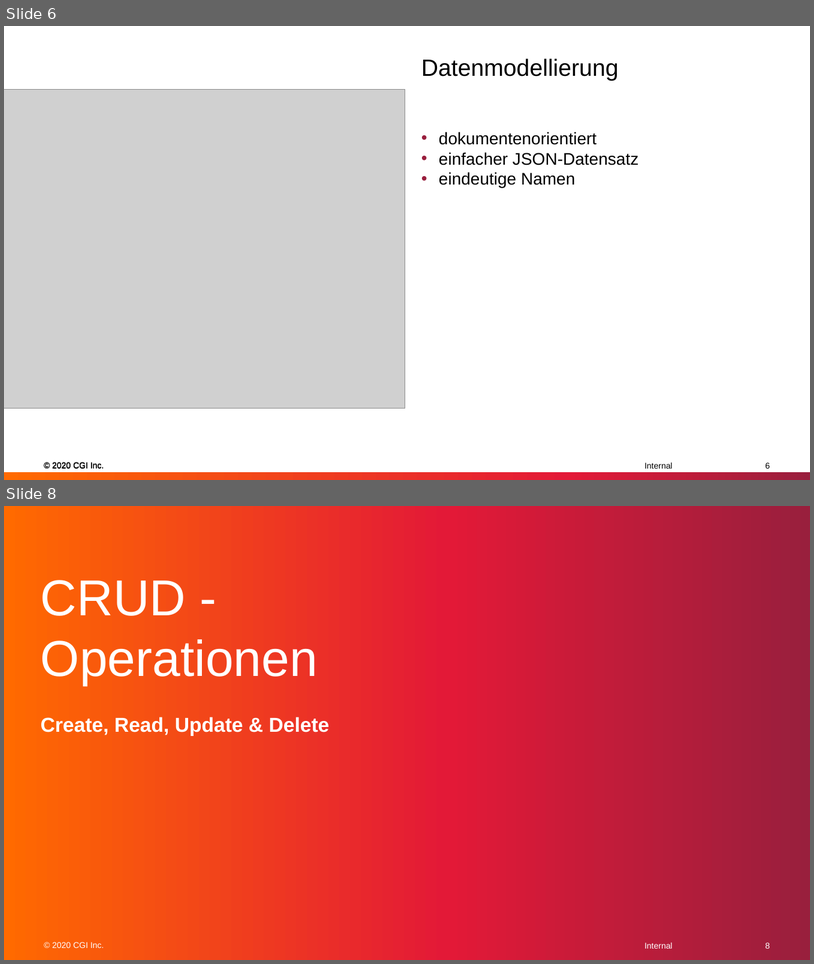
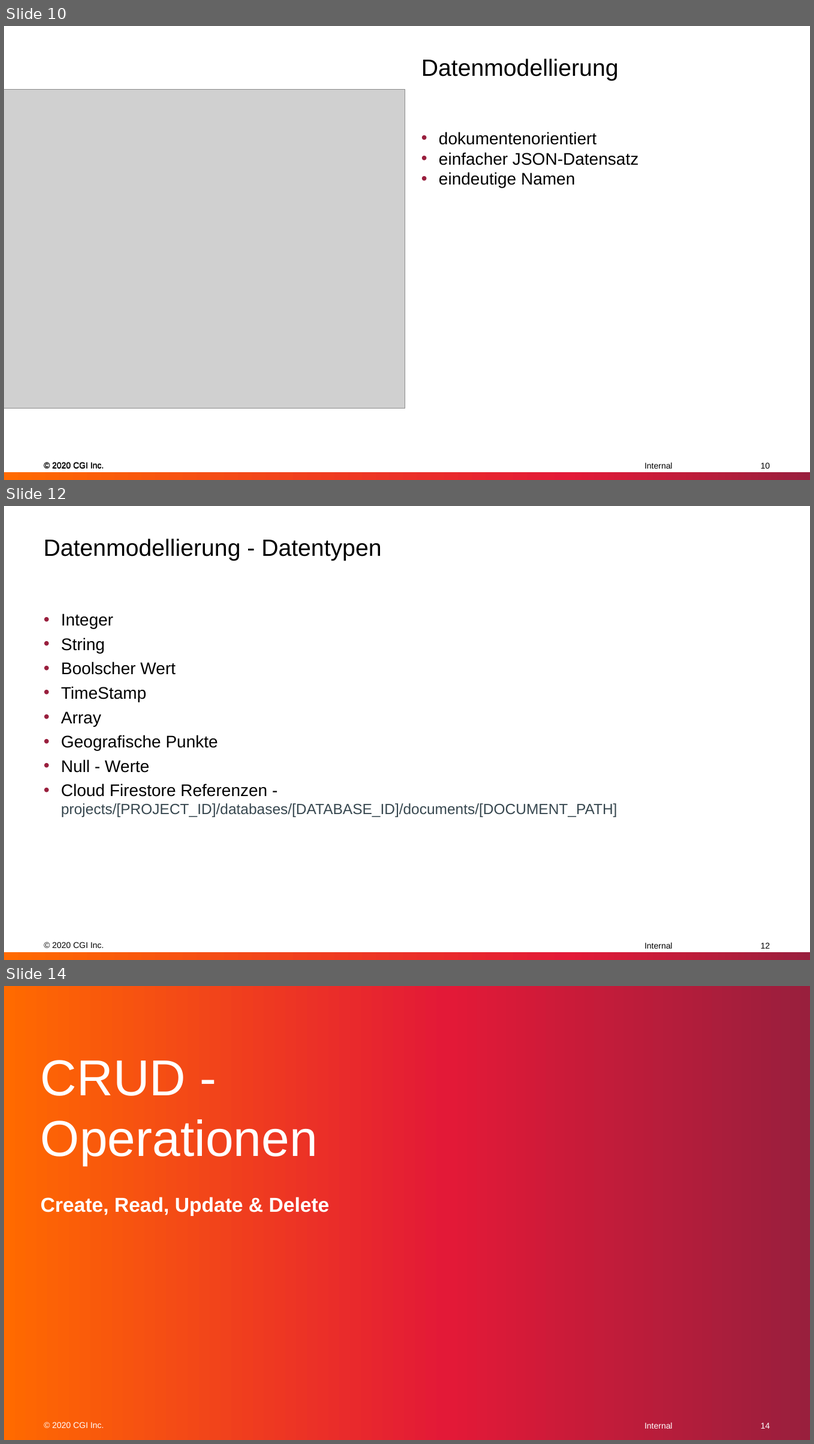
Before and after one commit to MJ7898/workshop_firebase, a slide deck: DBS_Workshop_Firebase.pptx. Shown one above the other, each under a label of ours: slides 6 and 8 before the commit, slides 10, 12 and 14 after it; the slides between them are not shown. The pictures are 814x964 and 814x1444 pixels, drawn with LibreOffice and Linux fonts; fonts in the diff are those of the drawing; grey boxes stand for pictures. Boxes give left, top, right and bottom in pixels: in the first picture for what was removed or moved away, otherwise in the second. Text is boxed around its words. In the diff, an @@ line names an element or a change of style, - is before the commit and + after.

```diff
--- a/DBS_Workshop_Firebase.pptx
+++ b/DBS_Workshop_Firebase.pptx
@@ slide 12 added at (x1=4, y1=506, x2=810, y2=960), background #FFFFFF; not listed: 3 template elements that a slide beside it also shows @@
@@ title added at (x1=44, y1=538, x2=381, y2=561), 28 pt, text #000000 @@
+Datenmodellierung - Datentypen
@@ text added at (x1=61, y1=613, x2=617, y2=817), 20 pt, text #000000 @@
+  • Integer
+  • String
+  • Boolscher Wert
+  • TimeStamp
+  • Array
+  • Geografische Punkte
+  • Null - Werte
+  • Cloud Firestore Referenzen - projects/[PROJECT_ID]/databases/[DATABASE_ID]/documents/[DOCUMENT_PATH]
@@ page number added at (x1=761, y1=942, x2=771, y2=948), 10 pt, text #000000 @@
+12
@@ what was slide 6 is now slide 10 @@
@@ page number at (x1=761, y1=462, x2=771, y2=468): text changed @@
-6
+10
@@ what was slide 8 is now slide 14 @@
@@ page number at (x1=761, y1=1422, x2=771, y2=1428): text changed @@
-8
+14
```
Also in this commit, not shown: 4 slides changed, 5 other slides added, 2 other files.
